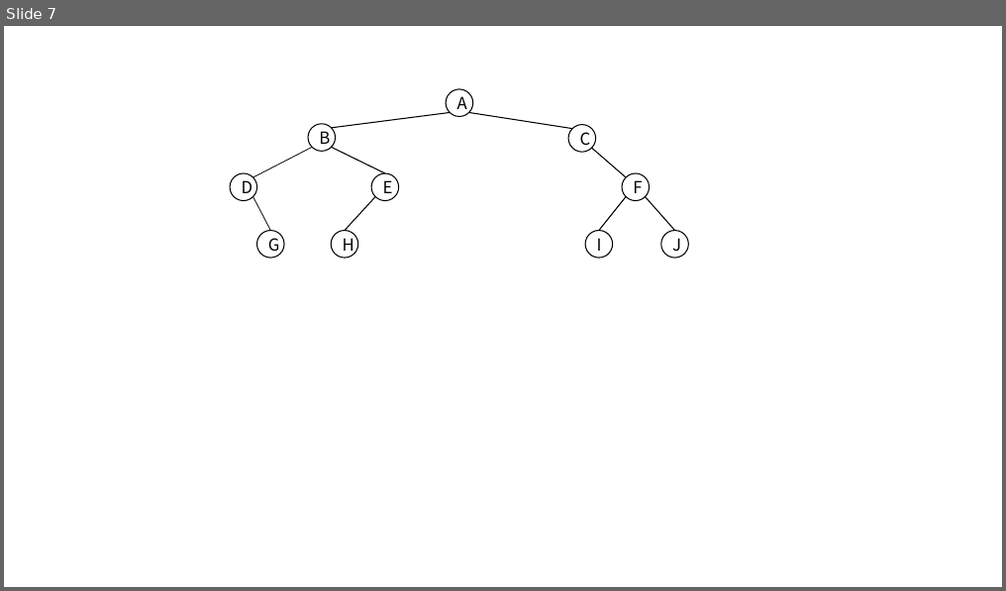
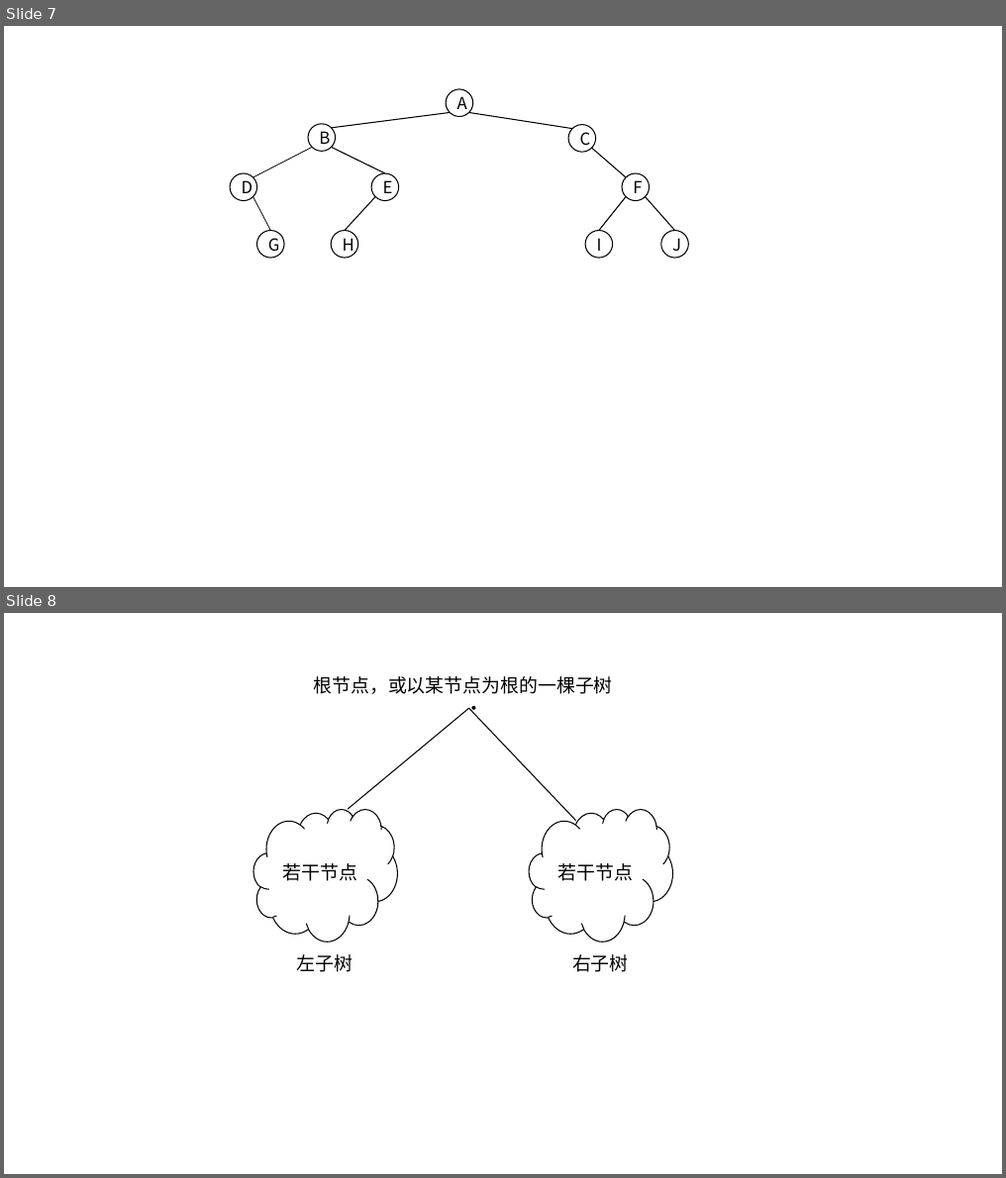
Before and after one commit to CoreLoop163/CoreLoopBooks, a slide deck: data_structure/assets/pics_and_ppts/ch4/画图用.pptx. Shown one above the other, each under a label of ours: slide 7 before the commit, slides 7 and 8 after it. The pictures are 1006x591 and 1006x1178 pixels, drawn with LibreOffice and Linux fonts; fonts in the diff are those of the drawing. Boxes give left, top, right and bottom in pixels: in the first picture for what was removed or moved away, otherwise in the second. Text is boxed around its words. In the diff, an @@ line names an element or a change of style, - is before the commit and + after.

```diff
--- a/data_structure/assets/pics_and_ppts/ch4/画图用.pptx
+++ b/data_structure/assets/pics_and_ppts/ch4/画图用.pptx
@@ slide 8 added at [4,613,1002,1174], background #FFFFFF @@
@@ text added at [313,676,612,694], 18 pt, text #000000 @@
+根节点，或以某节点为根的一棵子树
@@ text added at [457,693,480,723], 18 pt, text #000000 @@
+•
@@ line added from (469, 708) to (348, 809), #000000 1 pt @@
@@ line added from (469, 708) to (576, 820), #000000 1 pt @@
@@ cloud added at [253,809,397,942], fill #FFFFFF, outline #000000 1 pt, 18 pt, text #000000 @@
+若干节点
@@ cloud added at [529,809,672,942], fill #FFFFFF, outline #000000 1 pt, 18 pt, text #000000 @@
+若干节点
@@ text added at [297,955,353,972], 18 pt, text #000000 @@
+左子树
@@ text added at [572,955,629,972], 18 pt, text #000000 @@
+右子树
```
Also in this commit, not shown: 1 slide changed, 4 other slides added, 3 slides removed, 25 other files.
